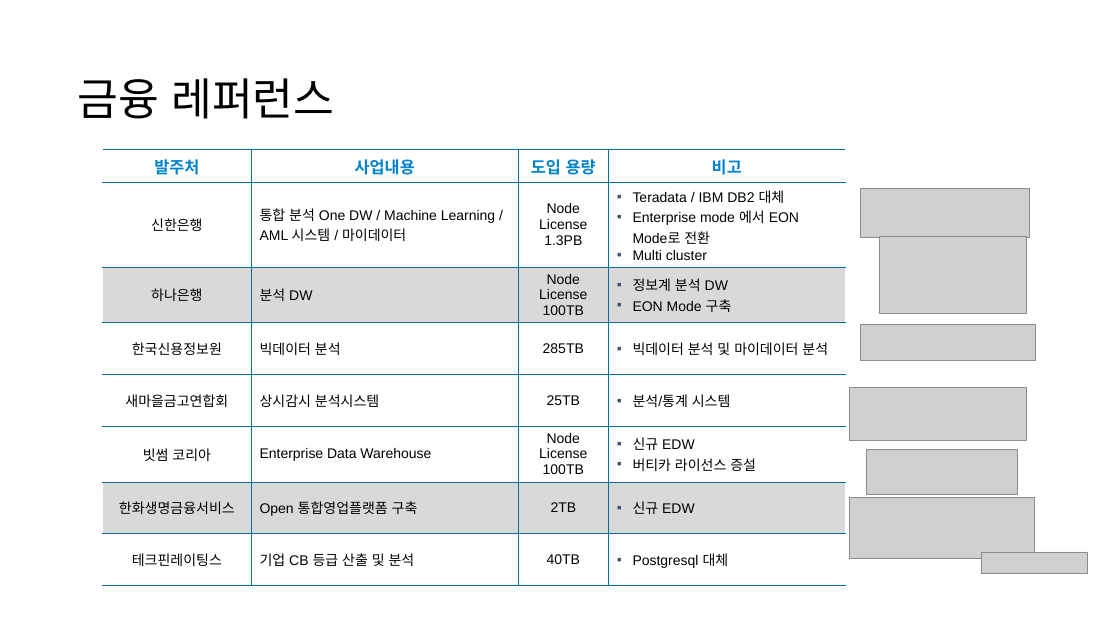
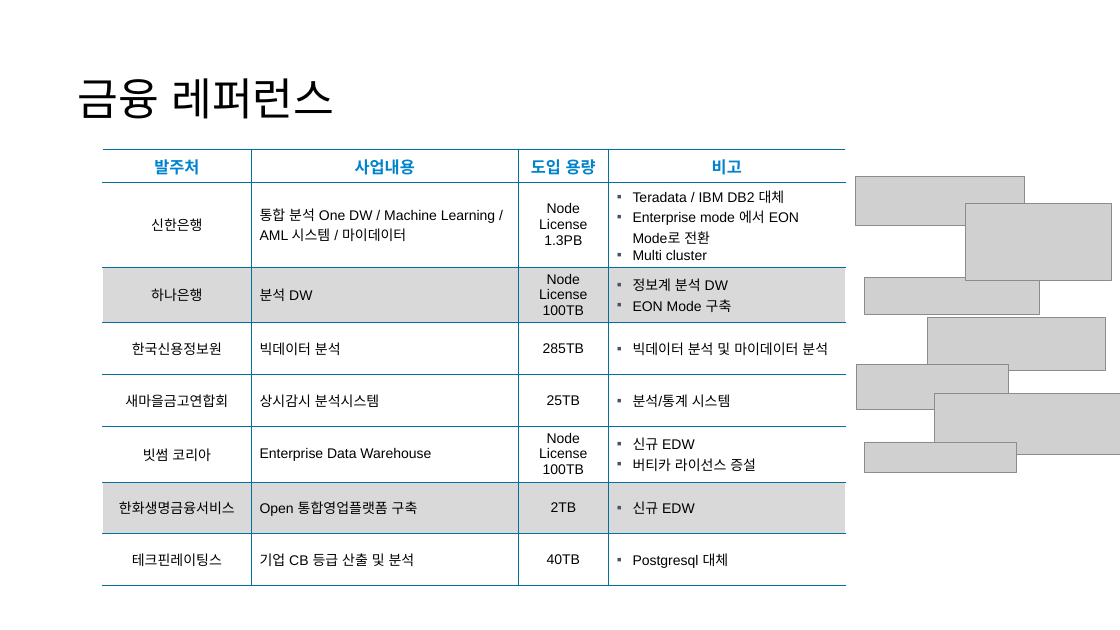
Before and after one commit to JIN0326/vertica_blog, a slide deck: slide 2 of 99ref/버티카_국내레퍼런스.pptx. Drawn at 1120x630 pixels with LibreOffice and Linux fonts; fonts in the diff are those of the drawing; grey boxes stand for pictures; background and template pictures are left out. Boxes give left, top, right and bottom in pixels: in the first picture for what was removed or moved away, otherwise in the second. Text is boxed around its words. In the diff, an @@ line names an element or a change of style, - is before the commit and + after.

```diff
--- a/99ref/버티카_국내레퍼런스.pptx
+++ b/99ref/버티카_국내레퍼런스.pptx
@@ picture moved from (x1=861, y1=188, x2=1030, y2=237) to (x1=855, y1=176, x2=1024, y2=225) @@
@@ picture moved from (x1=880, y1=236, x2=1026, y2=313) to (x1=965, y1=203, x2=1112, y2=281) @@
@@ picture moved from (x1=861, y1=324, x2=1036, y2=360) to (x1=865, y1=278, x2=1039, y2=314) @@
@@ picture moved from (x1=849, y1=387, x2=1027, y2=440) to (x1=928, y1=318, x2=1105, y2=371) @@
@@ picture moved from (x1=866, y1=450, x2=1017, y2=494) to (x1=857, y1=365, x2=1008, y2=409) @@
@@ picture moved from (x1=849, y1=498, x2=1035, y2=560) to (x1=935, y1=393, x2=1120, y2=455) @@
@@ picture resized from (x1=981, y1=552, x2=1088, y2=574) to (x1=865, y1=442, x2=1017, y2=473) @@
```
Also in this commit, not shown: 2 other slides changed, 6 other files.
